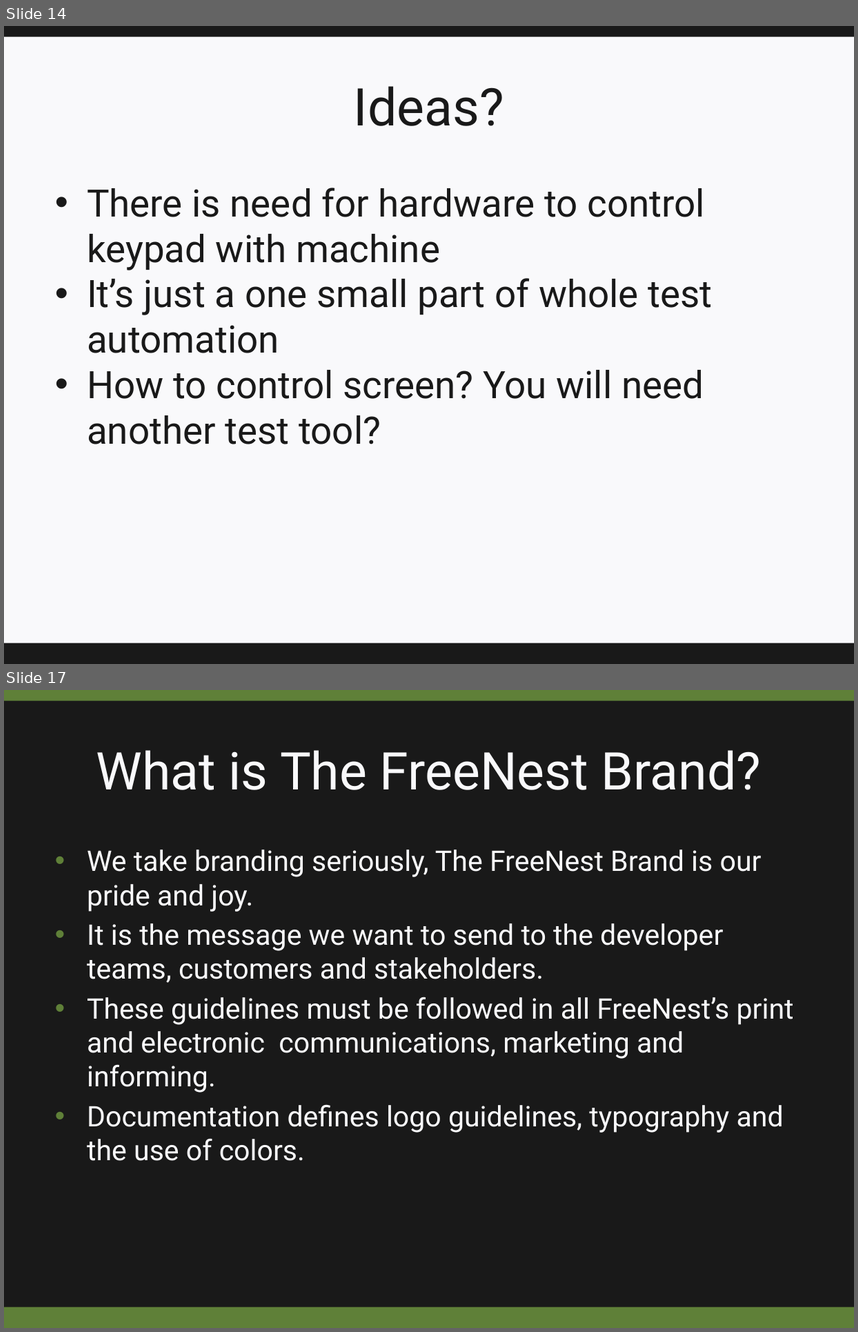
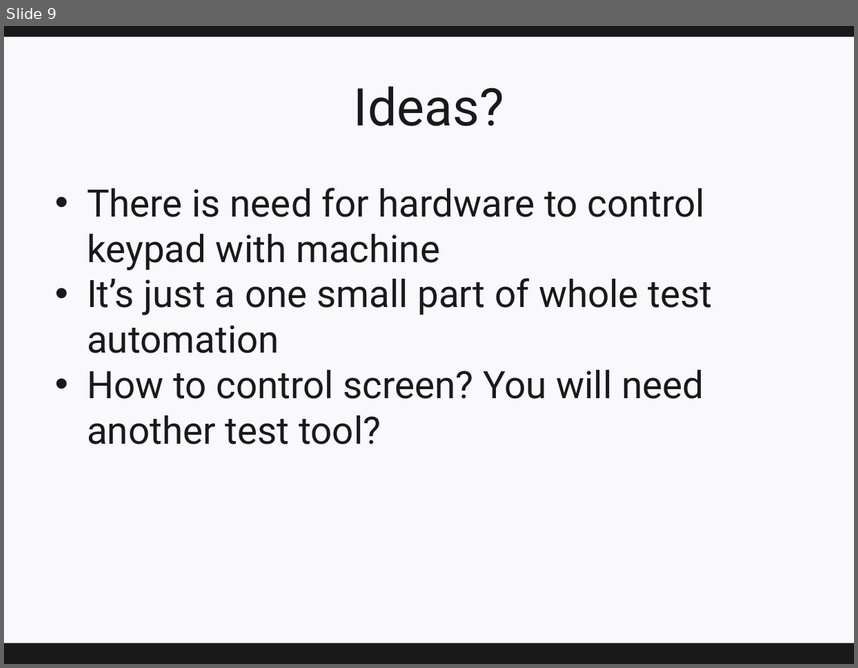
Before and after one commit to narsuman/software-testing-course, a slide deck: underwork/Course-topic-test-automation.pptx. Shown one above the other, each under a label of ours: slides 14 and 17 before the commit, slide 9 after it; the slides between them are not shown. The pictures are 858x1332 and 858x668 pixels, drawn with LibreOffice and Linux fonts; fonts in the diff are those of the drawing; background and template pictures are left out. Boxes give left, top, right and bottom in pixels: in the first picture for what was removed or moved away, otherwise in the second. Text is boxed around its words. In the diff, an @@ line names an element or a change of style, - is before the commit and + after.

```diff
--- a/underwork/Course-topic-test-automation.pptx
+++ b/underwork/Course-topic-test-automation.pptx
@@ slide 17 removed at box(4, 690, 854, 1328), background #191919 @@
@@ rectangle removed at box(4, 690, 854, 701) @@
@@ title removed at box(96, 750, 761, 790) @@
-What is The FreeNest Brand?
@@ text removed at box(87, 849, 794, 1161) @@
-• We take branding seriously, The FreeNest Brand is our pride and joy.
-• It is the message we want to send to the developer teams, customers and stakeholders.
-• These guidelines must be followed in all FreeNest’s print and electronic communications, marketing and informing.
-• Documentation defines logo guidelines, typography and the use of colors.
@@ rectangle removed at box(4, 1306, 854, 1328) @@
@@ what was slide 14 is now slide 9 @@
```
Also in this commit, not shown: 4 slides changed, 17 other slides removed, 5 other files.
